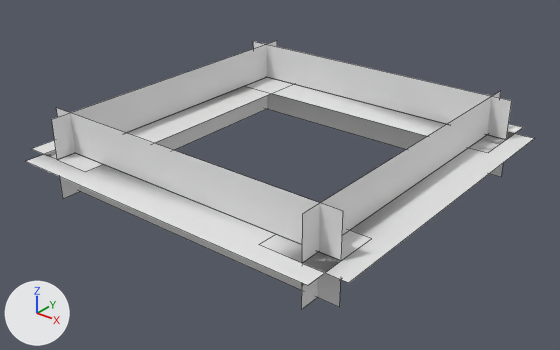
A saved change to the OBJ model World/ConstructionGrid/Meshes/ConstructionGridTile_Mesh.obj.
The view is the same before and after, from a camera (50 mm lens) standing at (14.02, -16.9, 7.42) and looking at (3.58, -3.85, -0.68). Every picture has the same lights, and +X, +Y and +Z are marked at lower left. Mesh edges are drawn as thin lines. Where no turn or scale is listed for an object, it has been applied to the vertices. Vertices at the same position are counted once.

The scene before the commit, as lines of its bpy script (objects in view):
```python
me_constructiongridcell_008 = bpy.data.meshes.new('ConstructionGridCell.008')
me_constructiongridcell_008.from_pydata(...)  # 52 vertices, 16 faces; spans x -1.0..8.0, y -8.0..1.0, z -1.0..1.0
# before: 15 (7.5, 0.0, 0.0) at pixel (506, 139), 16 (7.5, 0.0, -1.0) at pixel (501, 176), 19 (7.5, 1.0, 0.0) at pixel (523, 127), 22 (7.5, -1.0, 0.0) at pixel (488, 152), 25 (7.5, 0.0, 1.0) at pixel (511, 100)
ob_constructiongridcell_008 = bpy.data.objects.new('ConstructionGridCell.008', me_constructiongridcell_008)
ob_constructiongridcell_008.location = (0.0, 0.0, 0.0)
```
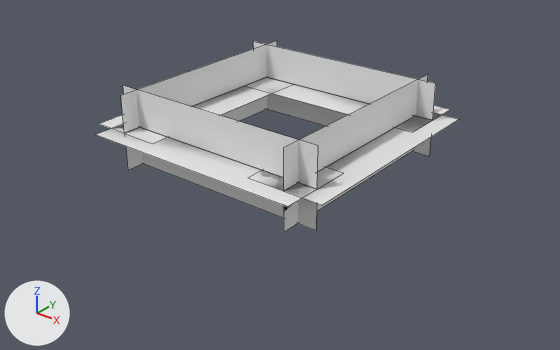
Edits to the bpy script that builds the scene:
```text
Change me_constructiongridcell_008:
    where me_constructiongridcell_008.from_pydata(...)  # 52 vertices, 16 faces; spans x -1.0..8.0, y -8.0..1.0, z -1.0..1.0
    used by ob_constructiongridcell_008; location = (0.0, 0.0, 0.0)
    me_constructiongridcell_008 part 1: the loose piece of 13 vertices spanning x 6.0..8.0, y -7.5..0.5, z -1.0..1.0 is scaled about its middle by (1, 0.75, 1), then moved by (-2.0, 1.0, 0.0)
    me_constructiongridcell_008 part 2: the loose piece of 13 vertices spanning x -1.0..1.0, y -7.5..0.5, z -1.0..1.0 is scaled about its middle by (1, 0.75, 1), then moved by (0.0, 1.0, 0.0)
    me_constructiongridcell_008 part 3: the loose piece of 13 vertices spanning x -0.5..7.5, y -8.0..-6.0, z -1.0..1.0 is scaled about its middle by (0.75, 1, 1), then moved by (-1.0, 2.0, 0.0)
    me_constructiongridcell_008 part 4
    add for i in [15, 16, 19, 22, 25]: me_constructiongridcell_008.vertices[i].co += Vector((-2.0, 0.0, 0.0))
```

Changed parts and their boxes [x1, y1, x2, y2] in the pictures (560 x 350 px; the box of a moved part takes in the faces that stretch with it):
'ConstructionGridCell.008', reshaped (28% narrower, 29% shorter)
    before: [26, 41, 534, 310]
    after: [96, 41, 459, 232]
part 1 of me_constructiongridcell_008, moved or reshaped
    before: [260, 91, 534, 310]
    after: [249, 75, 459, 232]
part 2 of me_constructiongridcell_008, moved or reshaped
    before: [32, 41, 284, 199]
    after: [99, 41, 290, 170]
part 3 of me_constructiongridcell_008, moved or reshaped
    before: [26, 108, 372, 307]
    after: [96, 85, 344, 230]
part 4 of me_constructiongridcell_008, moved or reshaped
    before: [246, 41, 523, 177]
    after: [246, 41, 451, 156]
